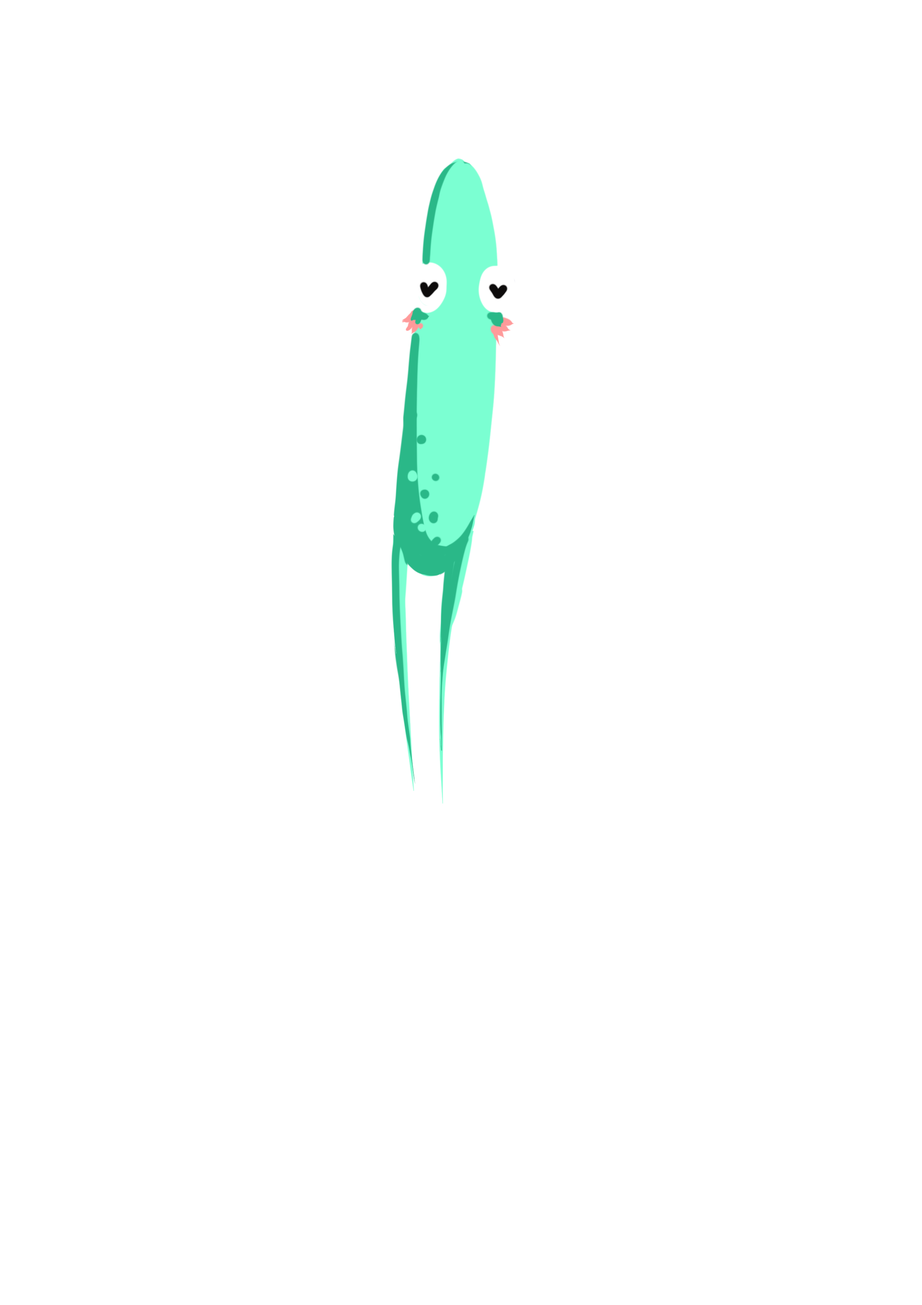
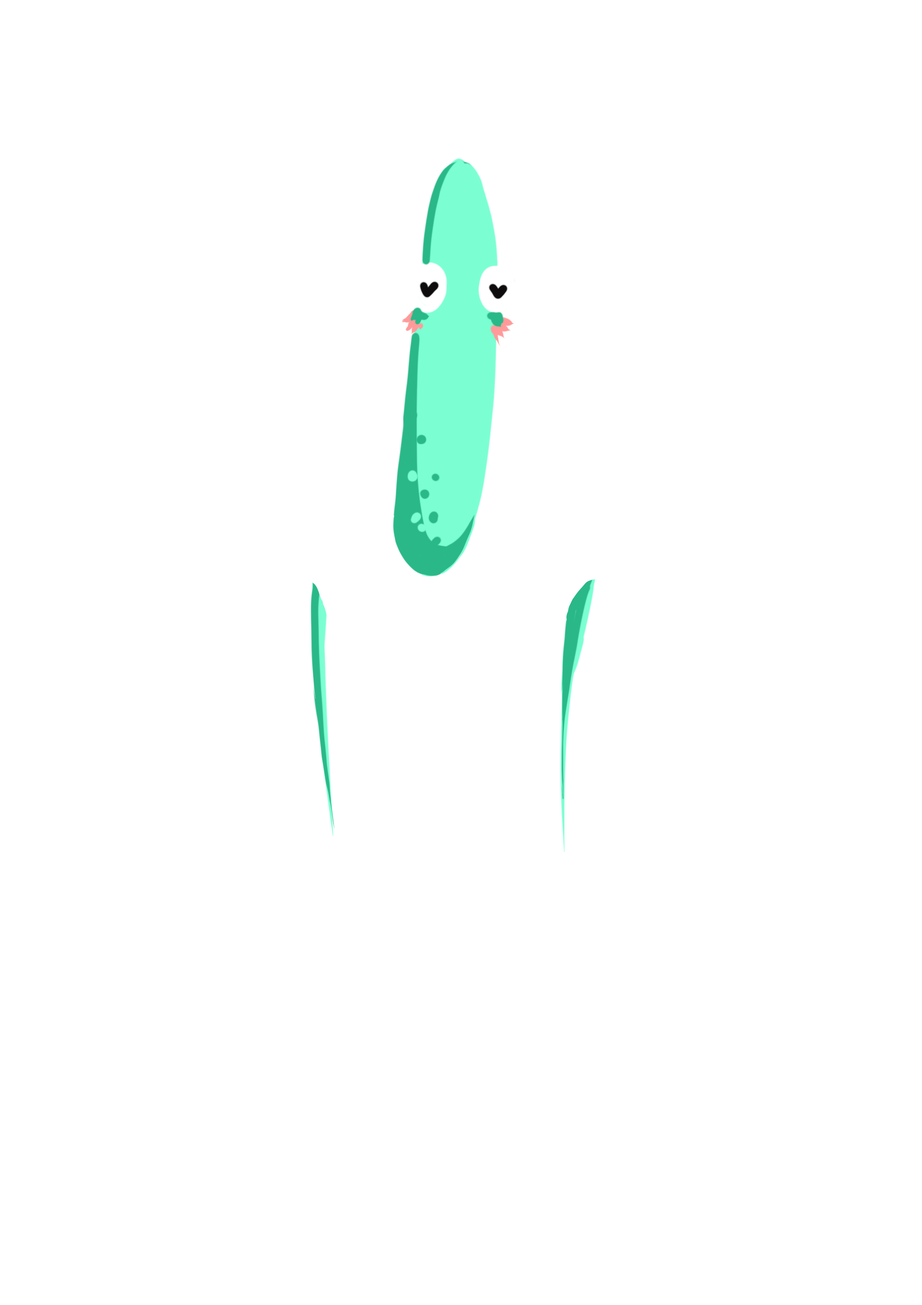
The second 922x1305 image is a revision of the first. Changes to its layers:
painted on "Leg R" over [438, 530, 597, 852]
painted on "Leg L" over [310, 532, 416, 836]
